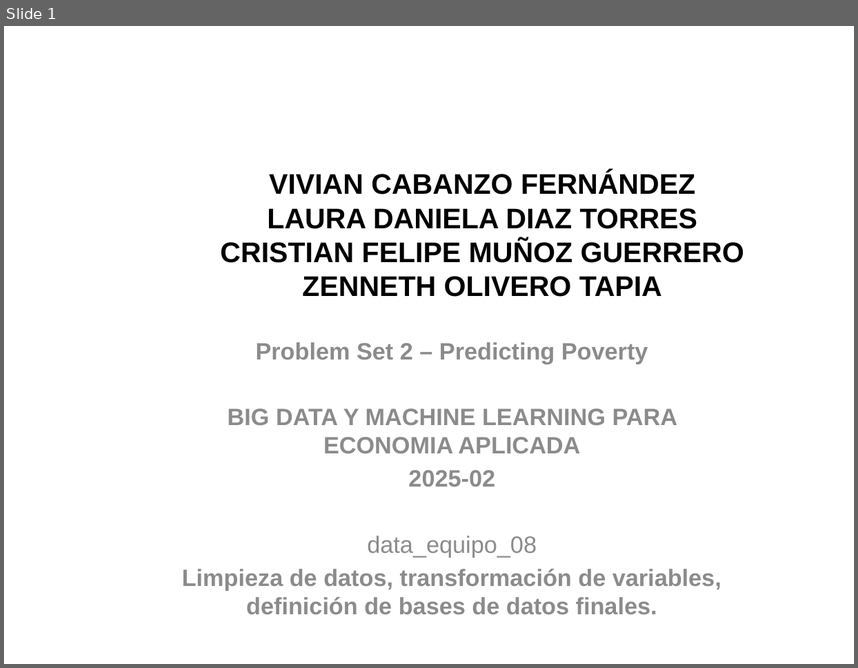
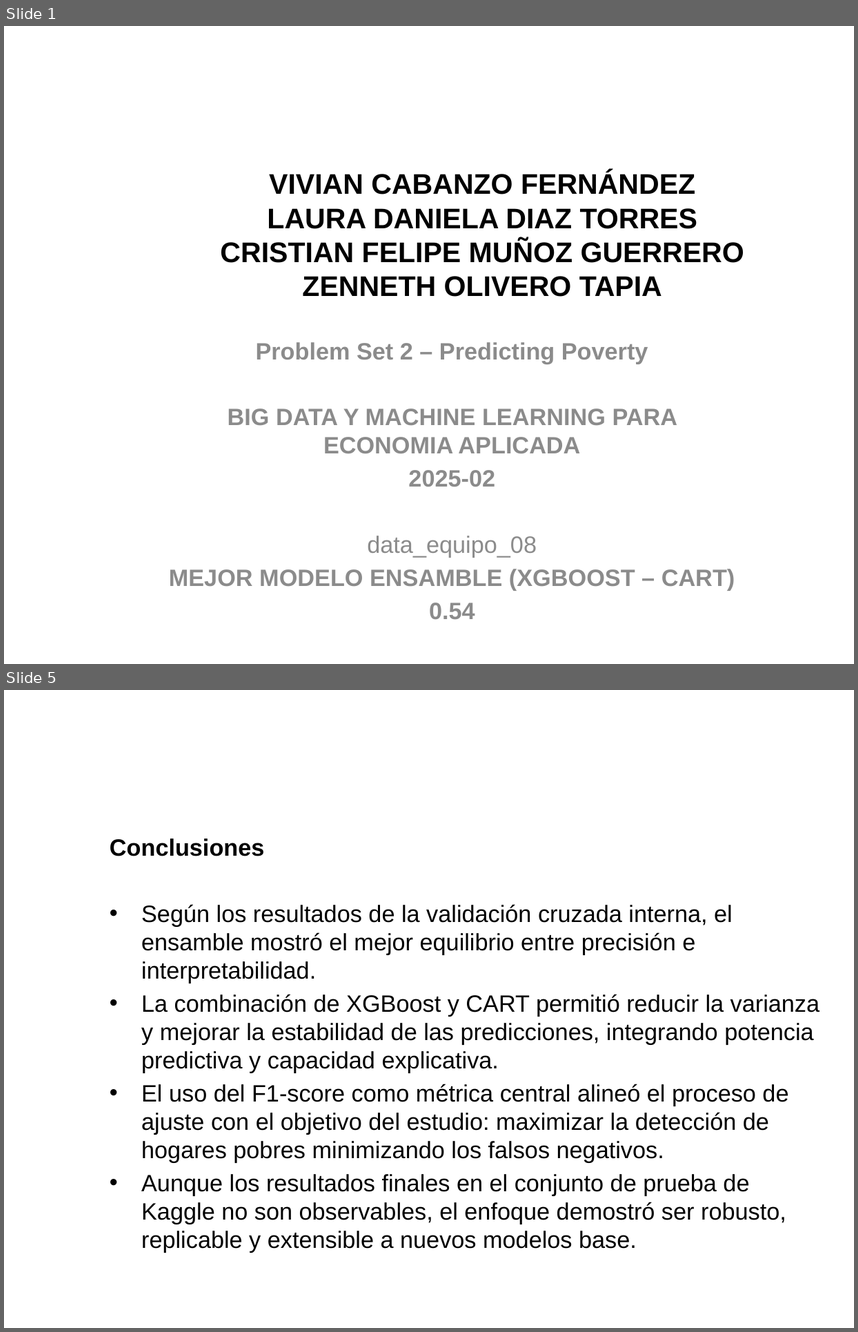
Before and after one commit to VivianCabanzo/Taller2_Predicting-Poverty, a slide deck: Presentaciones/best_equipo_08.pptx. Shown one above the other, each under a label of ours: slide 1 before the commit, slides 1 and 5 after it; the slides between them are not shown. The pictures are 858x668 and 858x1332 pixels, drawn with LibreOffice and Linux fonts; fonts in the diff are those of the drawing; background and template pictures are left out. Boxes give left, top, right and bottom in pixels: in the first picture for what was removed or moved away, otherwise in the second. Text is boxed around its words. In the diff, an @@ line names an element or a change of style, - is before the commit and + after.

```diff
--- a/Presentaciones/best_equipo_08.pptx
+++ b/Presentaciones/best_equipo_08.pptx
@@ slide 5 added at [4, 690, 854, 1328], background picture (left out) @@
@@ text added at [110, 838, 820, 1224], 20 pt, text #000000 @@
+Conclusiones
+• Según los resultados de la validación cruzada interna, el ensamble mostró el mejor equilibrio entre precisión e interpretabilidad.
+• La combinación de XGBoost y CART permitió reducir la varianza y mejorar la estabilidad de las predicciones, integrando potencia predictiva y capacidad explicativa.
+• El uso del F1-score como métrica central alineó el proceso de ajuste con el objetivo del estudio: maximizar la detección de hogares pobres minimizando los falsos negativos.
+• Aunque los resultados finales en el conjunto de prueba de Kaggle no son observables, el enfoque demostró ser robusto, replicable y extensible a nuevos modelos base.
@@ slide 1 changed as well @@
@@ subtitle at [169, 568, 735, 619]: text changed @@
-Limpieza de datos, transformación de variables, definición de bases de datos finales.
+MEJOR MODELO ENSAMBLE (XGBOOST – CART)
+0.54
```
Also in this commit, not shown: 2 other slides added.
